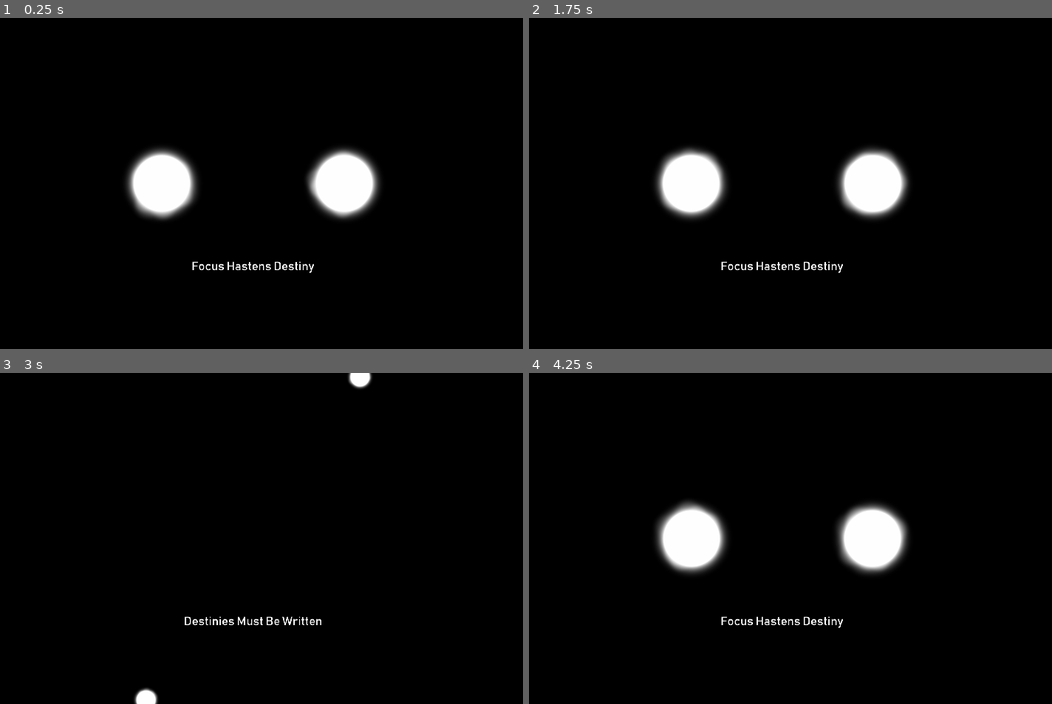
Above: before the commit, frames 1-4 (two rows, left to right).
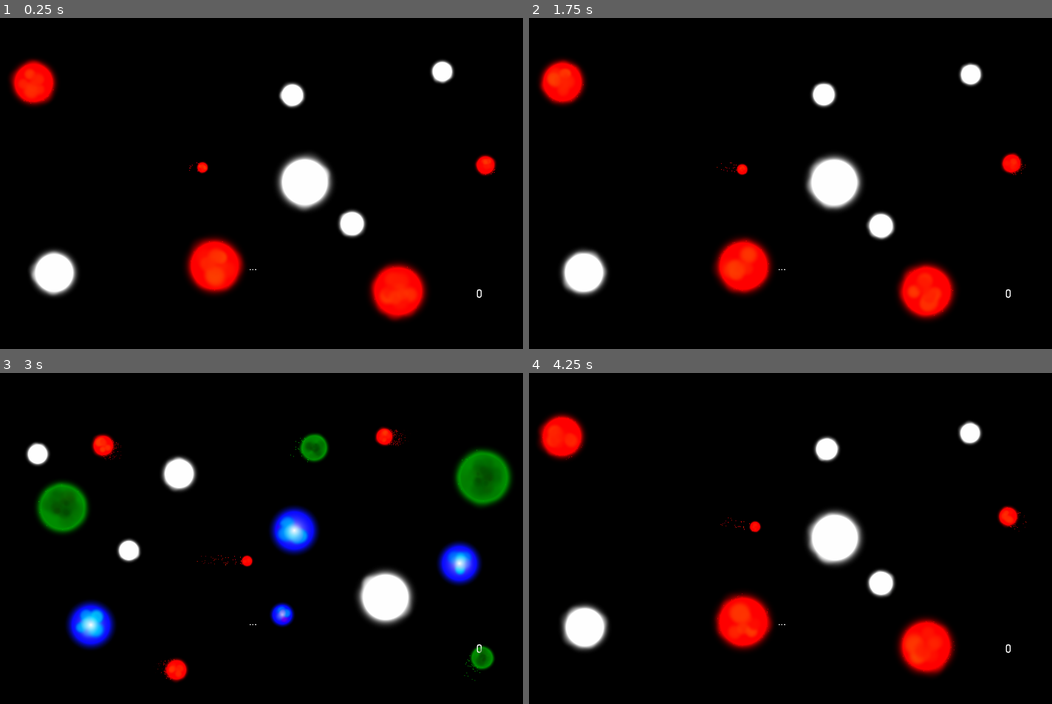
Above: after the commit, the same moments.

Repository: Dark-Gran/Spirit-Circles
Game: Godot game, scene res://src/Main.tscn
The game is run twice, just before and just after one commit, with the same random seed, the same clock (stepped at 60 frames per second) and the same inputs.
Inputs (mouse positions are in pixels of both pictures, inside the frame that each line leads up to):
- Up to frame 1 (0.25 s): no input
- Up to frame 2 (1.75 s): move the mouse to (910, 166) at 0.52 s; hold Right (ui_right) 0.53-1.28 s; tap Space (ui_accept) at 0.77, 1.52 s; move the mouse to (664, 200) at 1.27 s; hold Left (ui_left) from 1.28 s (still down)
- Up to frame 3 (3 s): move the mouse to (313, 465) at 2.02 s; release Left (ui_left) at 2.03 s; hold Right (ui_right) from 2.03 s (still down); move the mouse to (224, 604) at 2.77 s
- Up to frame 4 (4.25 s): tap Space (ui_accept) at 3.02, 3.77 s; move the mouse to (957, 588) at 3.52 s; release Right (ui_right) at 3.53 s; hold Left (ui_left) from 3.53 s (still down)

The runs differ from the first frame. In frame 1, 12% of the frame differs, in the area x 1-95%, y 12-92%; in frame 2, 12%; in frame 3, 11%; in frame 4, 12%, in the area x 1-96%, y 12-92%.

Commit message:
particle-trail "triple particles" update (red+green)

Diff:
--- a/src/world/Circle.gd
+++ b/src/world/Circle.gd
@@ -417,13 +417,22 @@
 				s = 20
 				a = 0.75
 				s2 = 7.5
-				a2 = 0.25
+				a2 = 0.2
 		if size < s2:
 			particle_alpha = a2
+			if color_type == ColorType.GREEN || color_type == ColorType.RED:
+				$Particles/Particles2D3.emitting = false
+				$Particles/Particles2D4.emitting = false
 		elif size < s:
 			particle_alpha = a
+			if color_type == ColorType.GREEN || color_type == ColorType.RED:
+				$Particles/Particles2D3.emitting = true
+				$Particles/Particles2D4.emitting = false
 		else:
 			particle_alpha = 1
+			if color_type == ColorType.GREEN || color_type == ColorType.RED:
+				$Particles/Particles2D3.emitting = true
+				$Particles/Particles2D4.emitting = true
 
 func refresh_particle_alpha(delta):
 	if has_node("Particles"):
--- a/src/world/World.gd
+++ b/src/world/World.gd
@@ -27,7 +27,7 @@
 		level_times.append(0)
 	$DebugGUI/FPS.visible = false
 	enable_continue(false)
-	level_id = 1
+	level_id = 13
 	move_to_level(level_id)
 
 func reload_level():
--- a/src/world/circle_effects/ParticlesGreen.tscn
+++ b/src/world/circle_effects/ParticlesGreen.tscn
@@ -35,10 +35,10 @@
 direction = Vector3( 0, 0, 0 )
 spread = 180.0
 gravity = Vector3( 0, 0, 0 )
-initial_velocity = 30.0
+initial_velocity = 10.0
 orbit_velocity = 0.0
 orbit_velocity_random = 0.0
-damping = 20.0
+damping = 40.0
 scale = 0.1
 color_ramp = SubResource( 5 )
 
@@ -99,7 +99,29 @@
 
 [node name="Particles2D2" type="Particles2D" parent="."]
 z_index = -1
-amount = 32
+amount = 64
+lifetime = 0.5
+speed_scale = 0.2
+visibility_rect = Rect2( -100, -100, 200.014, 200 )
+local_coords = false
+process_material = SubResource( 6 )
+texture = ExtResource( 1 )
+
+[node name="Particles2D3" type="Particles2D" parent="."]
+z_index = -1
+emitting = false
+amount = 64
+lifetime = 0.5
+speed_scale = 0.2
+visibility_rect = Rect2( -100, -100, 200.014, 200 )
+local_coords = false
+process_material = SubResource( 6 )
+texture = ExtResource( 1 )
+
+[node name="Particles2D4" type="Particles2D" parent="."]
+z_index = -1
+emitting = false
+amount = 64
 lifetime = 0.5
 speed_scale = 0.2
 visibility_rect = Rect2( -100, -100, 200.014, 200 )
--- a/src/world/circle_effects/ParticlesRed.tscn
+++ b/src/world/circle_effects/ParticlesRed.tscn
@@ -23,7 +23,6 @@
 color_ramp = SubResource( 2 )
 
 [sub_resource type="Gradient" id=4]
-offsets = PoolRealArray( 0.496124, 1 )
 colors = PoolColorArray( 1, 0, 0, 1, 1, 0, 0, 0 )
 
 [sub_resource type="GradientTexture" id=5]
@@ -36,12 +35,13 @@
 direction = Vector3( 0, 0, 0 )
 spread = 180.0
 gravity = Vector3( 0, 0, 0 )
-initial_velocity = 30.0
+initial_velocity = 10.0
 orbit_velocity = 0.0
 orbit_velocity_random = 0.0
-damping = 20.0
 scale = 0.1
 color_ramp = SubResource( 5 )
+hue_variation = 0.06
+hue_variation_random = 1.0
 
 [sub_resource type="ParticlesMaterial" id=15]
 flag_disable_z = true
@@ -90,7 +90,18 @@
 
 [node name="Particles2D2" type="Particles2D" parent="."]
 z_index = -1
-amount = 32
+amount = 64
+lifetime = 0.3
+speed_scale = 0.2
+visibility_rect = Rect2( -100, -100, 200.014, 200 )
+local_coords = false
+process_material = SubResource( 19 )
+texture = ExtResource( 1 )
+
+[node name="Particles2D3" type="Particles2D" parent="."]
+z_index = -1
+emitting = false
+amount = 64
 lifetime = 0.2
 speed_scale = 0.2
 visibility_rect = Rect2( -100, -100, 200.014, 200 )
@@ -98,7 +109,18 @@
 process_material = SubResource( 19 )
 texture = ExtResource( 1 )
 
-[node name="Particles2D3" type="Particles2D" parent="."]
+[node name="Particles2D4" type="Particles2D" parent="."]
+z_index = -1
+emitting = false
+amount = 64
+lifetime = 0.2
+speed_scale = 0.2
+visibility_rect = Rect2( -100, -100, 200.014, 200 )
+local_coords = false
+process_material = SubResource( 19 )
+texture = ExtResource( 1 )
+
+[node name="Particles2D5" type="Particles2D" parent="."]
 z_index = -1
 amount = 32
 lifetime = 0.5
